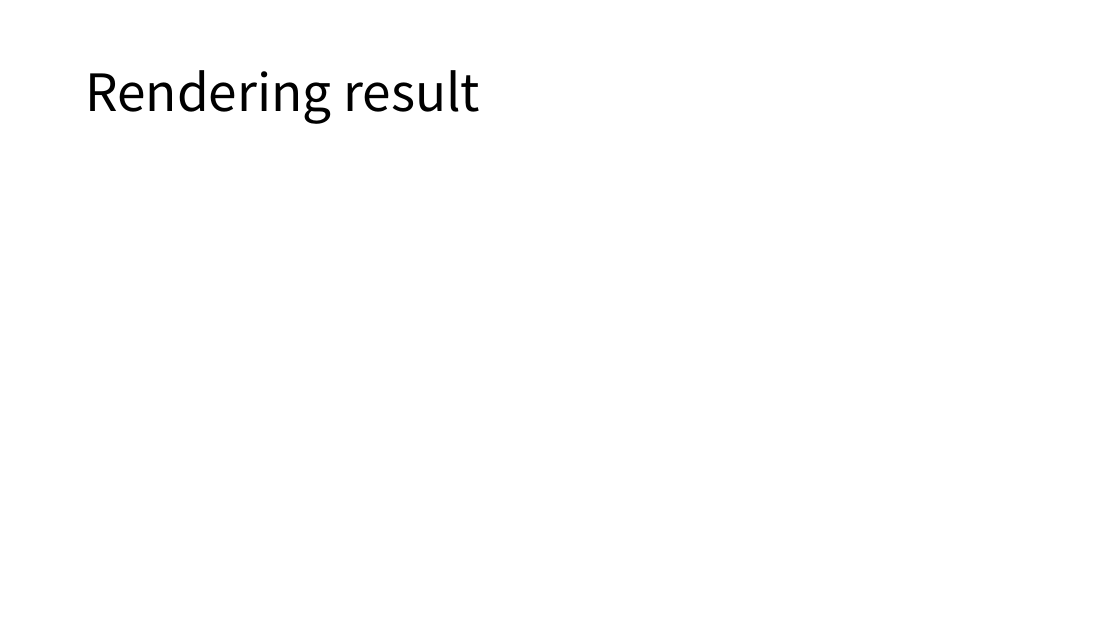
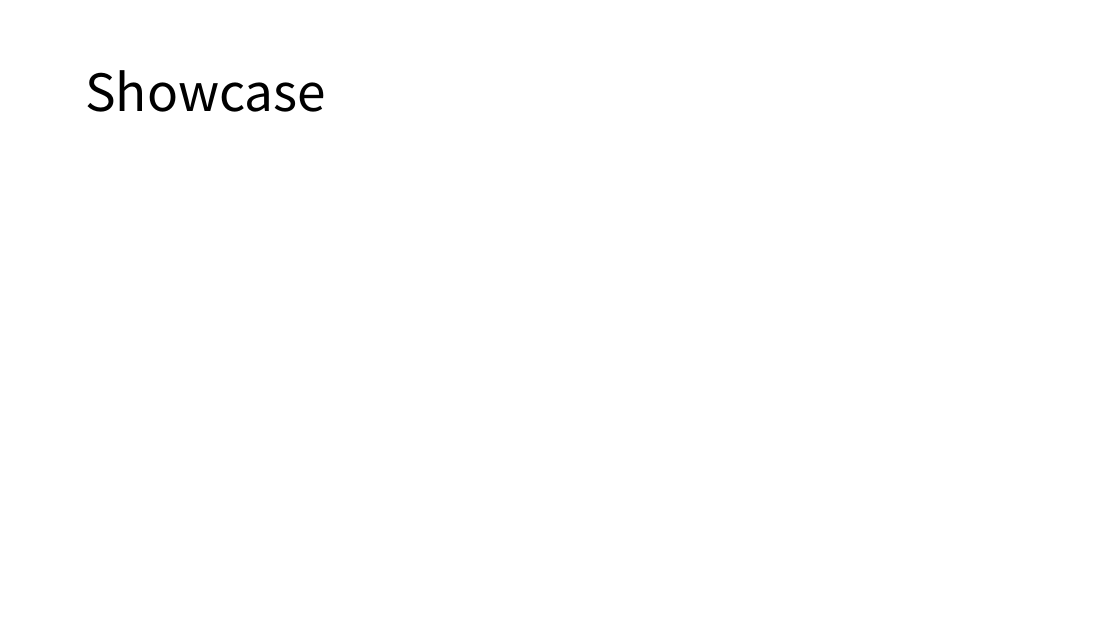
Before and after one commit to boycececil666gmailcom/webgpu-renderer, a slide deck: slide 2 of WebGPU Renderer.pptx. Drawn at 1120x630 pixels with LibreOffice and Linux fonts; fonts in the diff are those of the drawing. Boxes give left, top, right and bottom in pixels: in the first picture for what was removed or moved away, otherwise in the second. Text is boxed around its words. In the diff, an @@ line names an element or a change of style, - is before the commit and + after.

```diff
--- a/WebGPU Renderer.pptx
+++ b/WebGPU Renderer.pptx
@@ title at <box>85,70,326,112</box>: text changed @@
-Rendering result
+Showcase
```
Also in this commit, not shown: 6 other slides changed, 8 other files.
